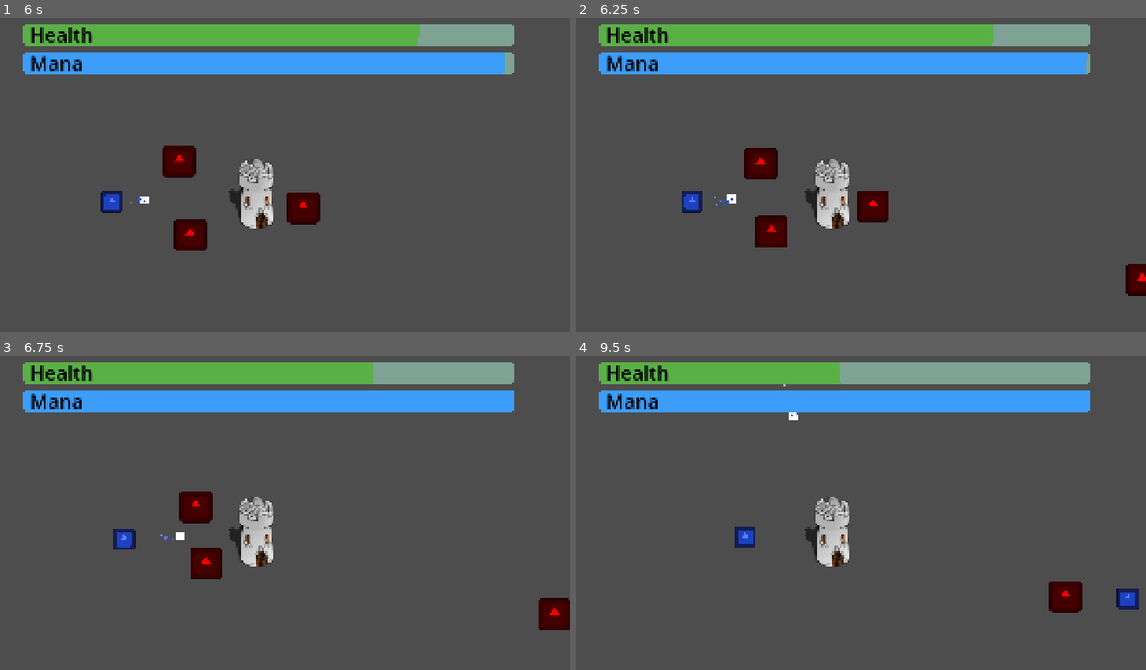
Above: before the commit, frames 1-4 (two rows, left to right).
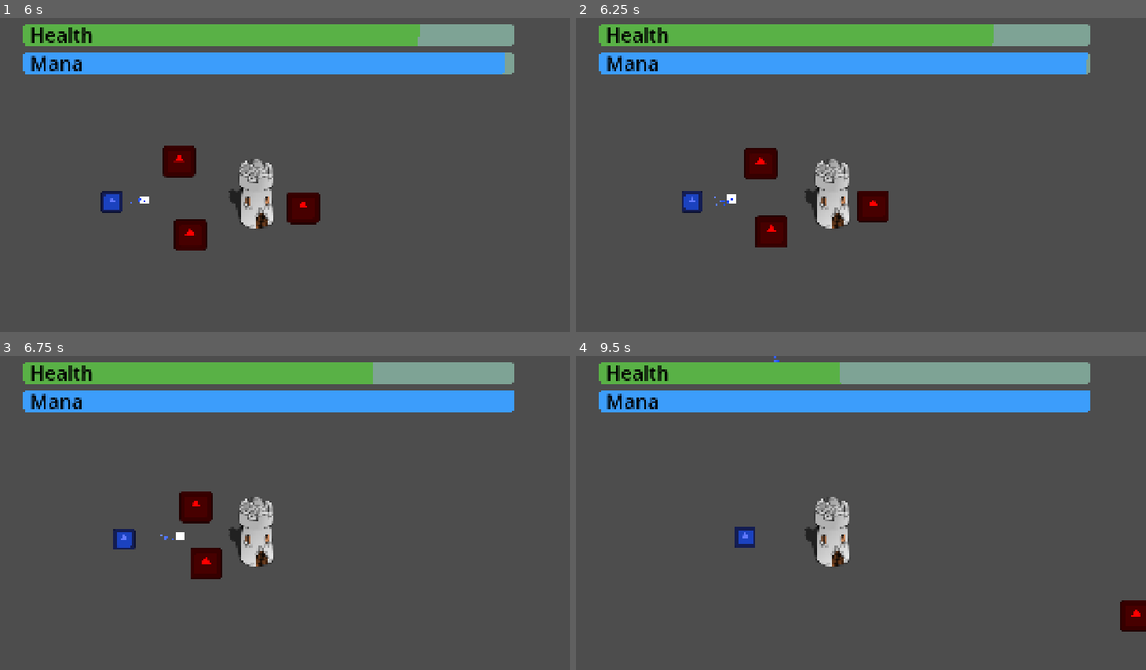
Above: after the commit, the same moments.

Repository: VictorLevrague/gmtk-2025
Game: Godot game, scene res://src/ui/menus/main_scene.tscn
Same seed, same stepped clock (60 frames per second), same inputs: the game is played once before the commit and once after it. The engine's default icon, where the game draws it, is replaced by a stand-in: a white triangle on a blue panel in a dark square.
Inputs (mouse positions are in pixels of both pictures, inside the frame that each line leads up to):
- Up to frame 1 (6 s): move the mouse to (393, 175) at 0.52 s; press the mouse at (393, 175) at 0.53 s; move the mouse to (131, 212) at 1.27 s; release the mouse at (131, 212) at 1.28 s; click (131, 212) at 1.35 s; move the mouse to (319, 115) at 2.02 s; press the mouse at (319, 115) at 2.03 s; move the mouse to (222, 266) at 2.77 s; release the mouse at (222, 266) at 2.78 s; click (222, 266) at 2.85 s; move the mouse to (444, 247) at 3.52 s; press the mouse at (444, 247) at 3.53 s; move the mouse to (68, 140) at 4.27 s; release the mouse at (68, 140) at 4.28 s; click (68, 140) at 4.35 s; move the mouse to (285, 193) at 5.02 s; press the mouse at (285, 193) at 5.03 s; move the mouse to (159, 105) at 5.77 s; release the mouse at (159, 105) at 5.78 s; click (159, 105) at 5.85 s
- Up to frame 2 (6.25 s): no input
- Up to frame 3 (6.75 s): move the mouse to (393, 513) at 6.52 s; press the mouse at (393, 513) at 6.53 s
- Up to frame 4 (9.5 s): move the mouse to (707, 550) at 7.27 s; release the mouse at (707, 550) at 7.28 s; click (707, 550) at 7.35 s; move the mouse to (895, 453) at 8.02 s; press the mouse at (895, 453) at 8.03 s; move the mouse to (798, 604) at 8.77 s; release the mouse at (798, 604) at 8.78 s; click (798, 604) at 8.85 s

Frame 1 is identical in both runs. In frame 2, 0.4% of the frame differs, in the area x 96-100%, y 78-89%; in frame 3, 0.6%; in frame 4, 1.3%, in the area x 34-100%, y 0-88%.

Commit message:
Knockback on enemies

Diff:
--- a/src/model/enemies/enemy.gd
+++ b/src/model/enemies/enemy.gd
@@ -9,8 +9,18 @@
         if health == 0:
             queue_free()
 @export var damage: float = 10
+var knockback: Vector2
+var knockback_strength = 80
 
 func _physics_process(delta: float) -> void:
     var center_screen = get_viewport_rect().size / 2.0
     velocity = (center_screen - position).normalized() * speed
-    move_and_collide(velocity * delta)
+    print("knockback: ", knockback)
+    add_knockback()
+    var collider = move_and_collide(velocity * delta)
+    if collider:
+        collider.get_collider().knockback = (collider.get_collider().global_position - global_position).normalized() * knockback_strength
+
+func add_knockback():
+    knockback = knockback.move_toward(Vector2.ZERO, 1)
+    velocity += knockback
--- a/src/model/enemies/enemy_spawner.tscn
+++ b/src/model/enemies/enemy_spawner.tscn
@@ -9,7 +9,7 @@
 enemies = Array[PackedScene]([ExtResource("2_xk3nj"), ExtResource("3_sixl8")])
 
 [node name="Timer" type="Timer" parent="."]
-wait_time = 2.0
+wait_time = 3.0
 autostart = true
 
 [connection signal="timeout" from="Timer" to="." method="_on_timer_timeout"]
